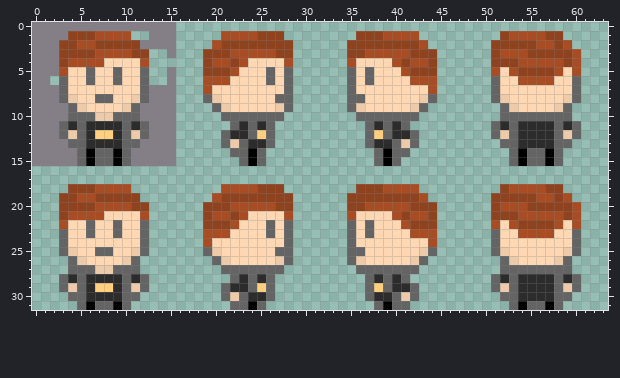
A pixel-art file gets an edit: Sprites/Svennz/svennz-animation-sheet-idle.aseprite. Above is the file before it was changed.
64x32 pixels, 1 frame.
Once edited:
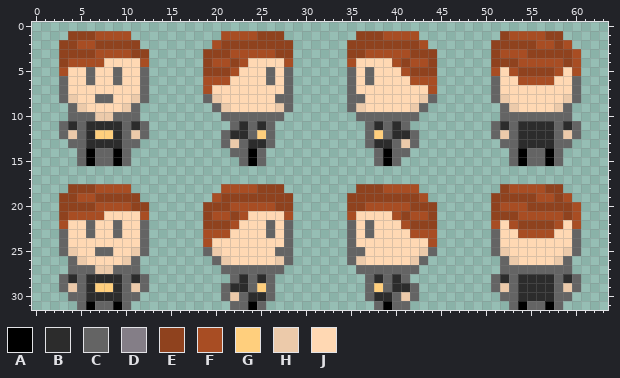
Palette (. is transparent): A #000000  B #2c2c2c  C #646464  D #847e87  E #8f421e  F #a84d23  G #ffcf7d  H #eccaaa  J #ffd8b3
Changes in this commit:
Colour D is removed in row 0 at x 0 to 15; in row 1 at x 0 to 3 and 13 to 15; in row 2 at x 0 to 2 and 12 to 15; in row 3 at x 0 to 2 and 15; in row 4 at x 0 to 2; in row 5 at x 0 to 2 and 15.
Colour D is removed in row 6 at x 0 to 1 and 15; in rows 7 to 8 at x 0 to 2 and 13 to 15; in rows 9 to 10 at x 0 to 3 and 12 to 15; in rows 11 to 12 at x 0 to 2 and 13 to 15; in row 13 at x 0 to 3 and 12 to 15; in rows 14 to 15 at x 0 to 4 and 11 to 15.
